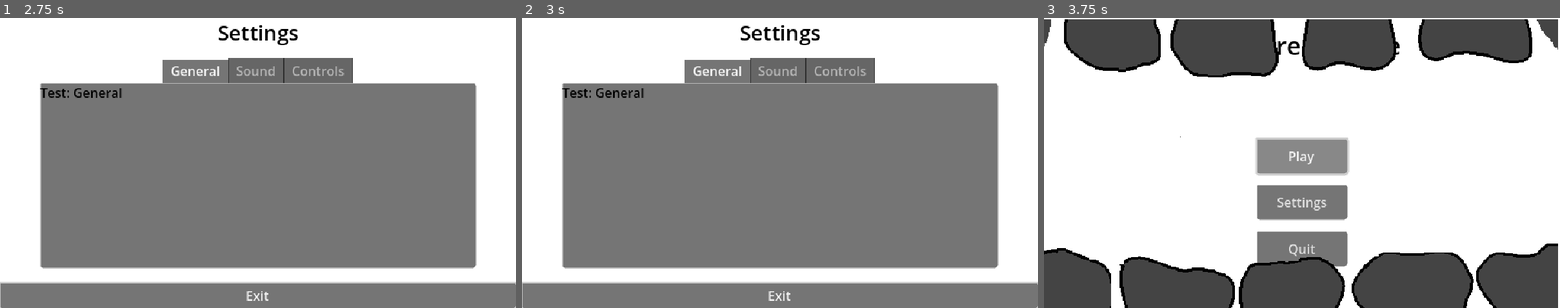
Above: before the commit, frames 1-3 (left to right).
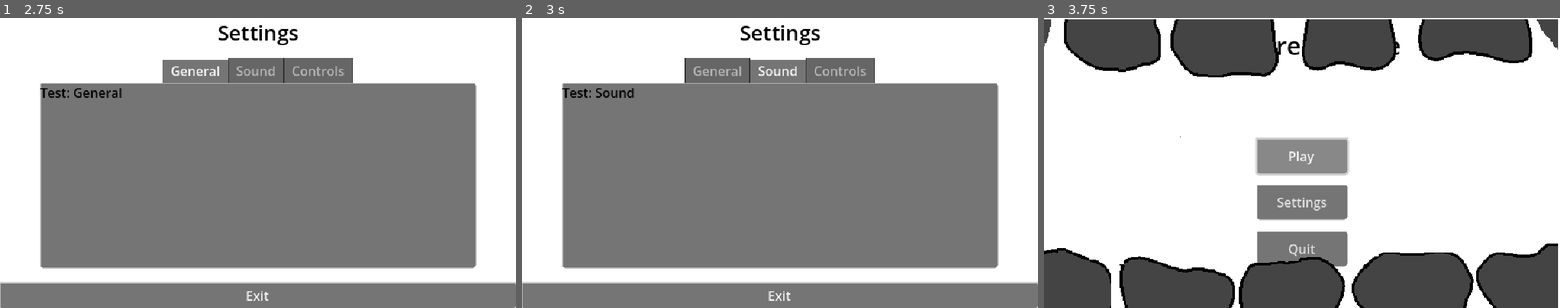
Above: after the commit, the same moments.

Repository: Filkspline/CreatureFeature
Game: Godot game, scene res://scenes/settings.tscn
Two runs of this game, one before a commit and one after it. Both use one fixed random seed, a clock stepped at 60 frames per second and the inputs below. This scene is started directly instead of the project's main scene. The engine's default icon, where the game draws it, is replaced by a stand-in: a white triangle on a blue panel in a dark square.
Inputs:
- Up to frame 1 (2.75 s): hold W (MenuUp) 0.53-2.03 s; tap Left (LeftP2) at 0.6 s; tap O (NormalP1) at 1.35 s; hold A (LeftP1) from 2.03 s (still down); tap / (NormalP2) at 2.1 s
- Up to frame 2 (3 s): keep holding A (LeftP1); tap Right (RightP2) at 2.85 s
- Up to frame 3 (3.75 s): release A (LeftP1) at 3.53 s; hold Escape (MenuBack) from 3.53 s (still down); tap 1 at 3.6 s

Frame 1 is identical in both runs. In frame 2, 0.7% of the frame differs, in the area x 14-55%, y 13-28%; in frame 3, nothing differs.

Commit message:
Settings Menu fix

Diff:
--- a/project.godot
+++ b/project.godot
@@ -160,11 +160,15 @@
 MenuTabLeft={
 "deadzone": 0.2,
 "events": [Object(InputEventJoypadButton,"resource_local_to_scene":false,"resource_name":"","device":-1,"button_index":9,"pressure":0.0,"pressed":true,"script":null)
+, Object(InputEventKey,"resource_local_to_scene":false,"resource_name":"","device":-1,"window_id":0,"alt_pressed":false,"shift_pressed":false,"ctrl_pressed":false,"meta_pressed":false,"pressed":false,"keycode":0,"physical_keycode":4194319,"key_label":0,"unicode":0,"location":0,"echo":false,"script":null)
+, Object(InputEventKey,"resource_local_to_scene":false,"resource_name":"","device":-1,"window_id":0,"alt_pressed":false,"shift_pressed":false,"ctrl_pressed":false,"meta_pressed":false,"pressed":false,"keycode":0,"physical_keycode":65,"key_label":0,"unicode":97,"location":0,"echo":false,"script":null)
 ]
 }
 MenuTabRight={
 "deadzone": 0.2,
 "events": [Object(InputEventJoypadButton,"resource_local_to_scene":false,"resource_name":"","device":-1,"button_index":10,"pressure":0.0,"pressed":true,"script":null)
+, Object(InputEventKey,"resource_local_to_scene":false,"resource_name":"","device":-1,"window_id":0,"alt_pressed":false,"shift_pressed":false,"ctrl_pressed":false,"meta_pressed":false,"pressed":false,"keycode":0,"physical_keycode":68,"key_label":0,"unicode":100,"location":0,"echo":false,"script":null)
+, Object(InputEventKey,"resource_local_to_scene":false,"resource_name":"","device":-1,"window_id":0,"alt_pressed":false,"shift_pressed":false,"ctrl_pressed":false,"meta_pressed":false,"pressed":false,"keycode":0,"physical_keycode":4194321,"key_label":0,"unicode":0,"location":0,"echo":false,"script":null)
 ]
 }
 MenuBack={
--- a/scripts/settings_tab_container.gd
+++ b/scripts/settings_tab_container.gd
@@ -3,8 +3,6 @@
 
 func _ready():
 	var tab_bar = tab_container.get_tab_bar()
-
-	# Don't allow controller/keyboard focus on tabs
 	tab_bar.focus_mode = Control.FOCUS_NONE
 
 func _process(_delta):
